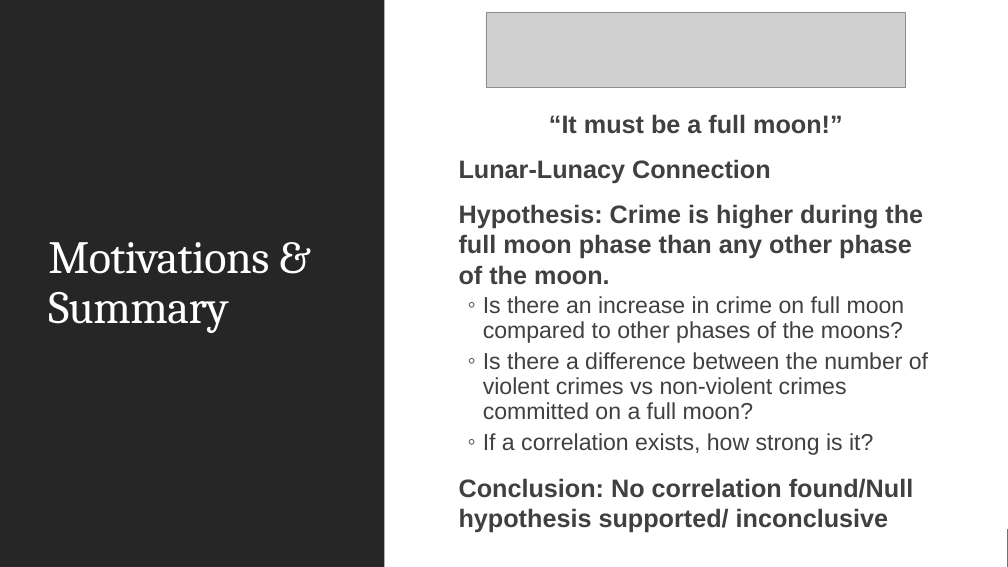
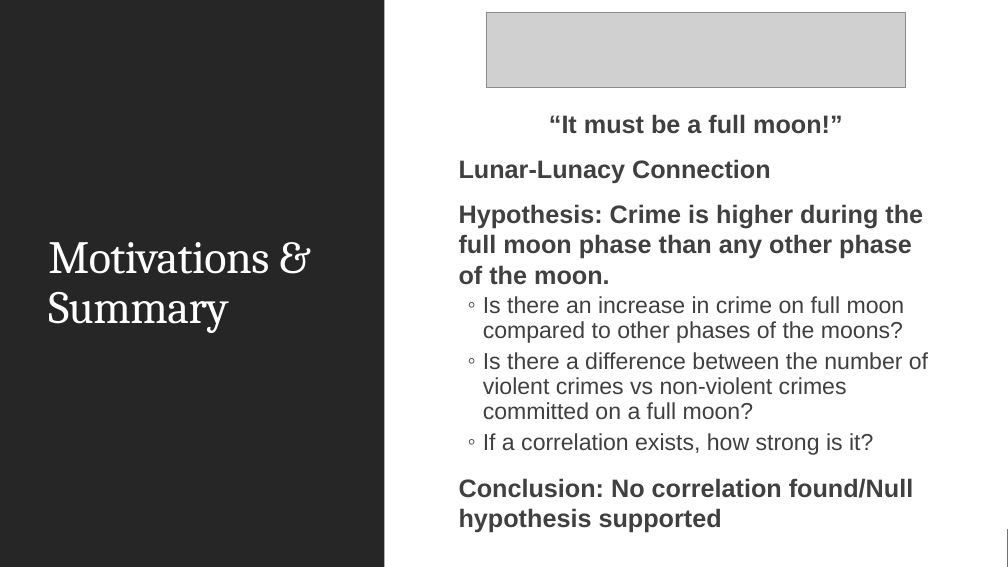
Before and after one commit to NHigs58/Project-1-, a slide deck: slide 2 of Presentation.pptx. Drawn at 1008x567 pixels with LibreOffice and Linux fonts; fonts in the diff are those of the drawing; grey boxes stand for pictures. Boxes give left, top, right and bottom in pixels: in the first picture for what was removed or moved away, otherwise in the second. Text is boxed around its words. In the diff, an @@ line names an element or a change of style, - is before the commit and + after.

```diff
--- a/Presentation.pptx
+++ b/Presentation.pptx
@@ text at [459,478,913,533]: text changed @@
-  Conclusion: No correlation found/Null hypothesis supported/ inconclusive
+  Conclusion: No correlation found/Null hypothesis supported
```
Also in this commit, not shown: 2 other slides changed, 1 other file.
